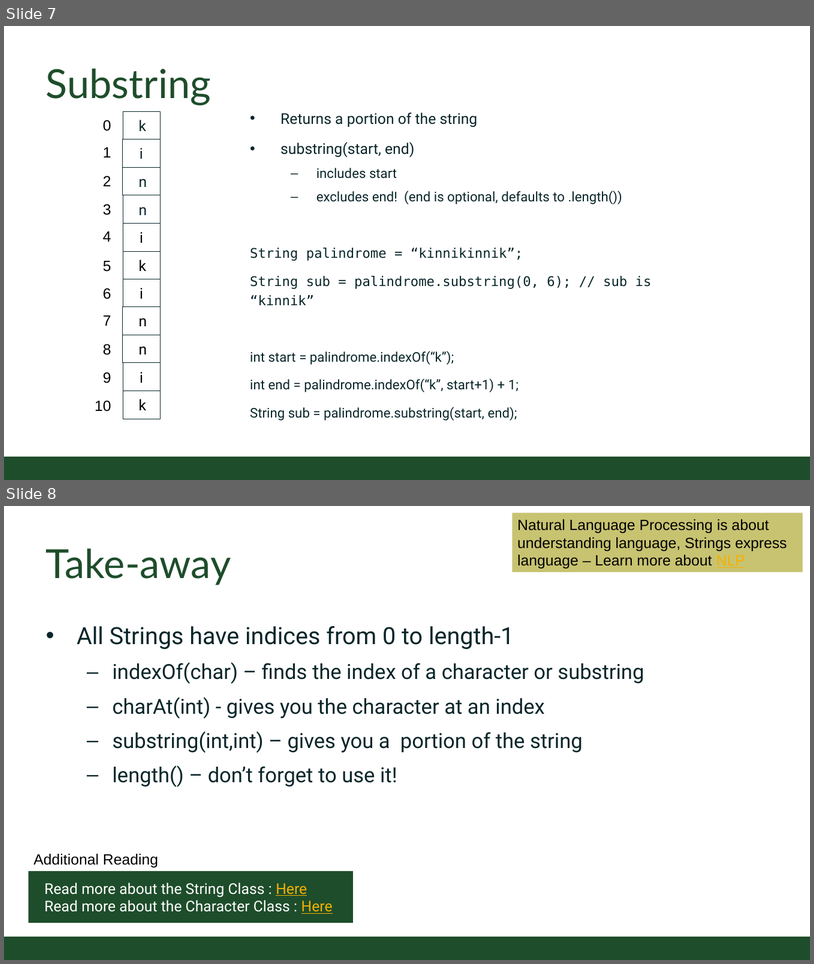
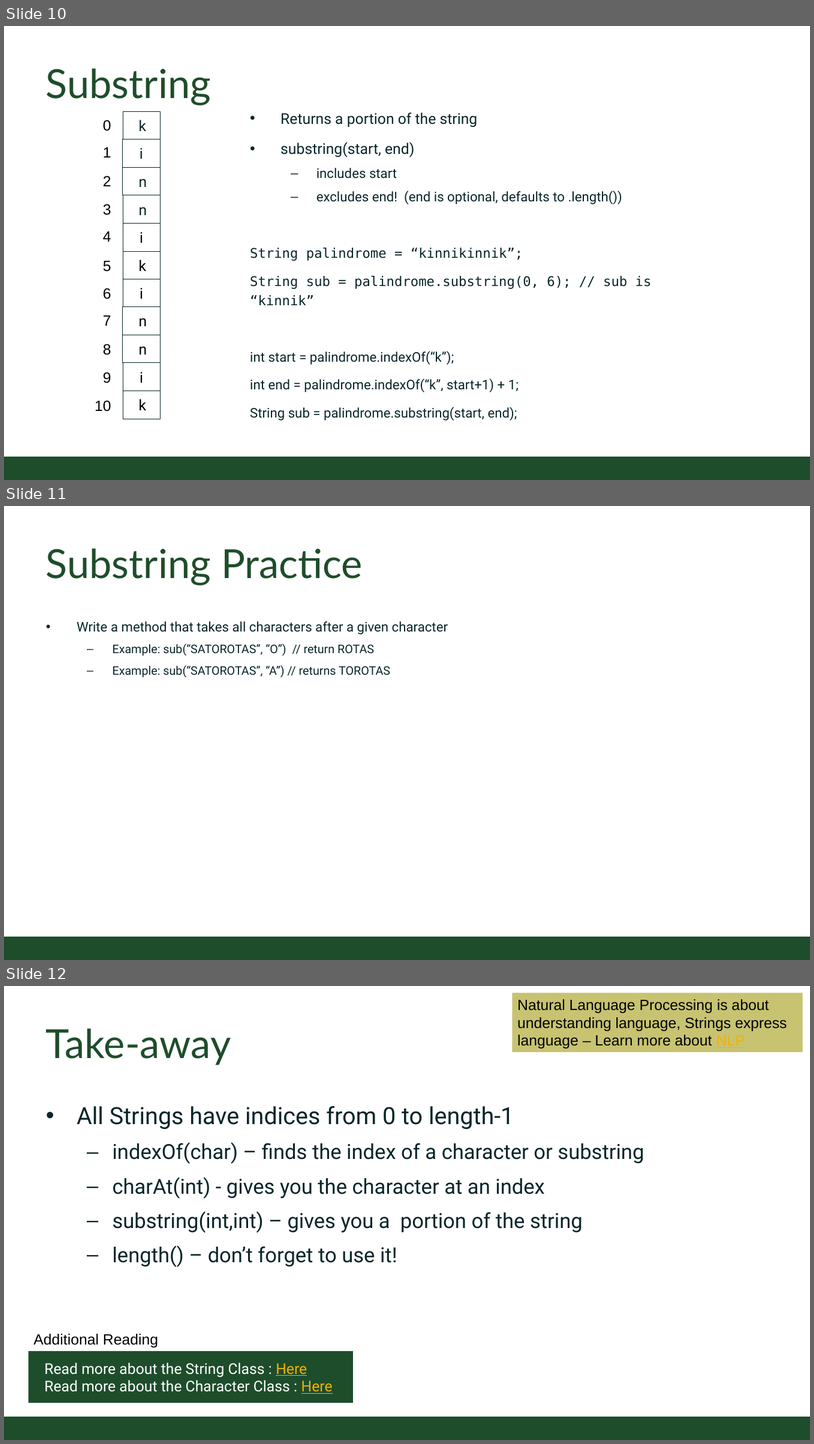
Before and after one commit to CSU-CompSci-CS163-4/Handouts, a slide deck: slides/On-Campus/05_03_StringManipulation.pptx. Shown one above the other, each under a label of ours: slides 7 and 8 before the commit, slides 10, 11 and 12 after it. The pictures are 814x964 and 814x1444 pixels, drawn with LibreOffice and Linux fonts; fonts in the diff are those of the drawing; background and template pictures are left out. Boxes give left, top, right and bottom in pixels: in the first picture for what was removed or moved away, otherwise in the second. Text is boxed around its words. In the diff, an @@ line names an element or a change of style, - is before the commit and + after.

Commit message:
updated with some code practice

```diff
--- a/slides/On-Campus/05_03_StringManipulation.pptx
+++ b/slides/On-Campus/05_03_StringManipulation.pptx
@@ slide 11 added at [4, 506, 810, 960], background #FFFFFF; not listed: 1 template element that a slide beside it also shows @@
@@ title added at [46, 549, 363, 585], 54 pt, text #1E4D2B @@
+Substring Practice
@@ text added at [77, 621, 448, 678], 16 pt, text #092529 @@
+• Write a method that takes all characters after a given character
+  – Example: sub(“SATOROTAS”, “O”) // return ROTAS
+  – Example: sub(“SATOROTAS”, “A”) // returns TOROTAS
@@ what was slide 7 is now slide 10 @@
@@ what was slide 8 is now slide 12 @@
```
Also in this commit, not shown: 3 other slides added, 1 other file.
